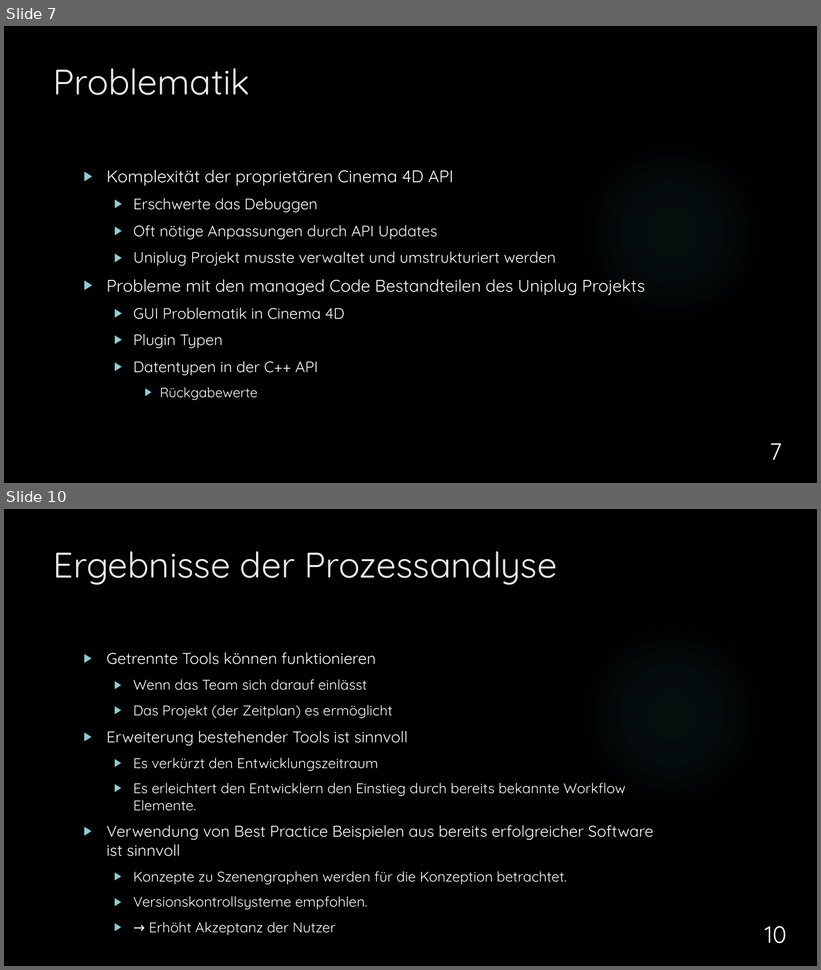
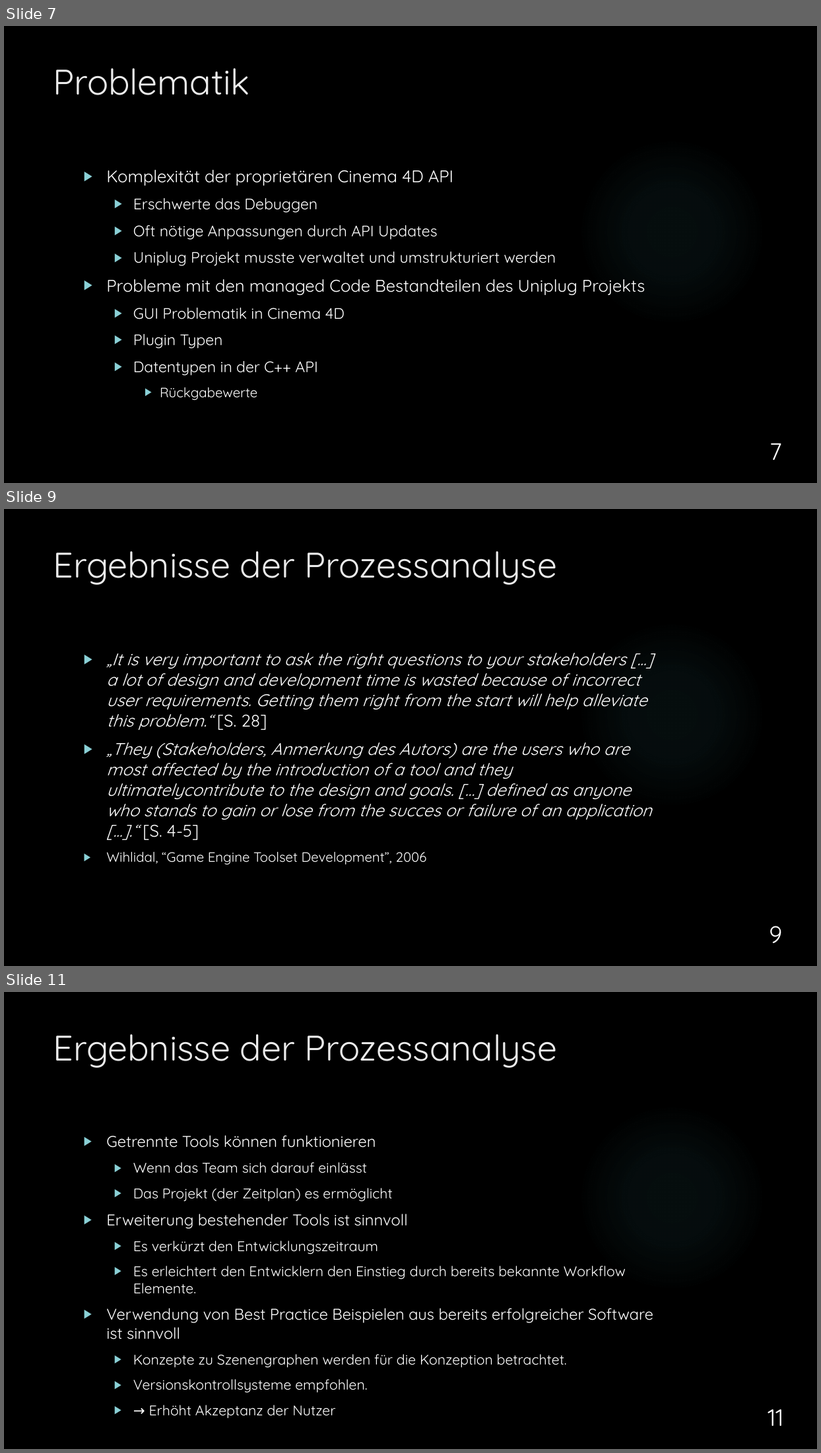
Before and after one commit to dNovel/MasterThesisWS1415, a slide deck: Disputation/Praesentation_DominikSteffen.pptx. Shown one above the other, each under a label of ours: slides 7 and 10 before the commit, slides 7, 9 and 11 after it; the slides between them are not shown. The pictures are 821x970 and 821x1453 pixels, drawn with LibreOffice and Linux fonts; fonts in the diff are those of the drawing; background and template pictures are left out. Boxes give left, top, right and bottom in pixels: in the first picture for what was removed or moved away, otherwise in the second. Text is boxed around its words. In the diff, an @@ line names an element or a change of style, - is before the commit and + after.

```diff
--- a/Disputation/Praesentation_DominikSteffen.pptx
+++ b/Disputation/Praesentation_DominikSteffen.pptx
@@ slide 9 added at <box>4,509,817,966</box>, background picture (left out); not listed: 1 template element that a slide beside it also shows @@
@@ title added at <box>54,551,557,585</box>, 42 pt, text #EBEBEB @@
+Ergebnisse der Prozessanalyse
@@ text added at <box>106,653,652,865</box>, 20 pt, text #FFFFFF, italic @@
+▶ „It is very important to ask the right questions to your stakeholders [...] a lot of design and development time is wasted because of incorrect user requirements. Getting them right from the start will help alleviate this problem.“ [S. 28]
+▶ „They (Stakeholders, Anmerkung des Autors) are the users who are most affected by the introduction of a tool and they ultimatelycontribute to the design and goals. […] defined as anyone who stands to gain or lose from the succes or failure of an application [...].“ [S. 4-5]
+▶ Wihlidal, “Game Engine Toolset Development”, 2006
@@ page number added at <box>769,926,782,944</box>, 28 pt, text #FFFFFF @@
+9
@@ what was slide 10 is now slide 11 @@
@@ page number at <box>768,1410,783,1426</box>: text changed @@
-10
+11
```
Also in this commit, not shown: 8 slides changed.
